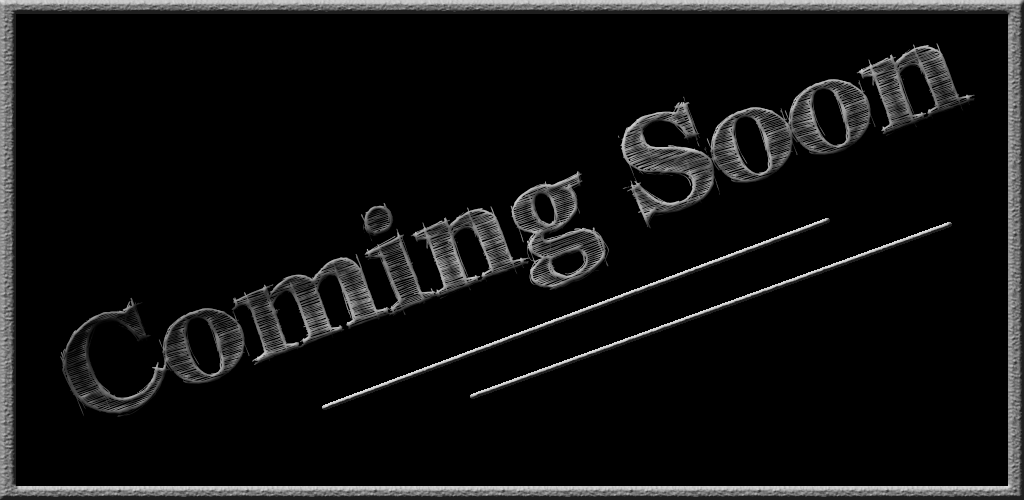
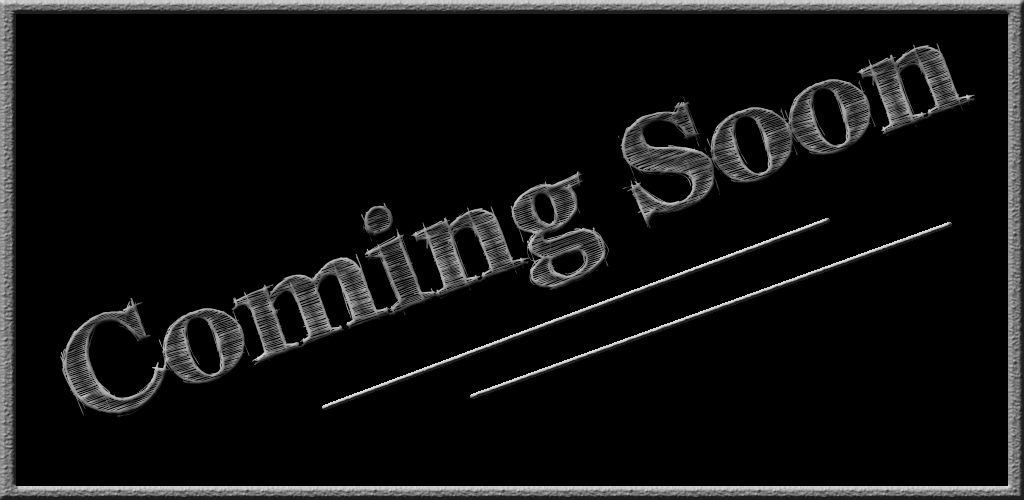
Before/after of a 1024x500 layered artwork. What changed in the layer stack:
pixels changed over [60, 43, 975, 417] (layer not identified)
